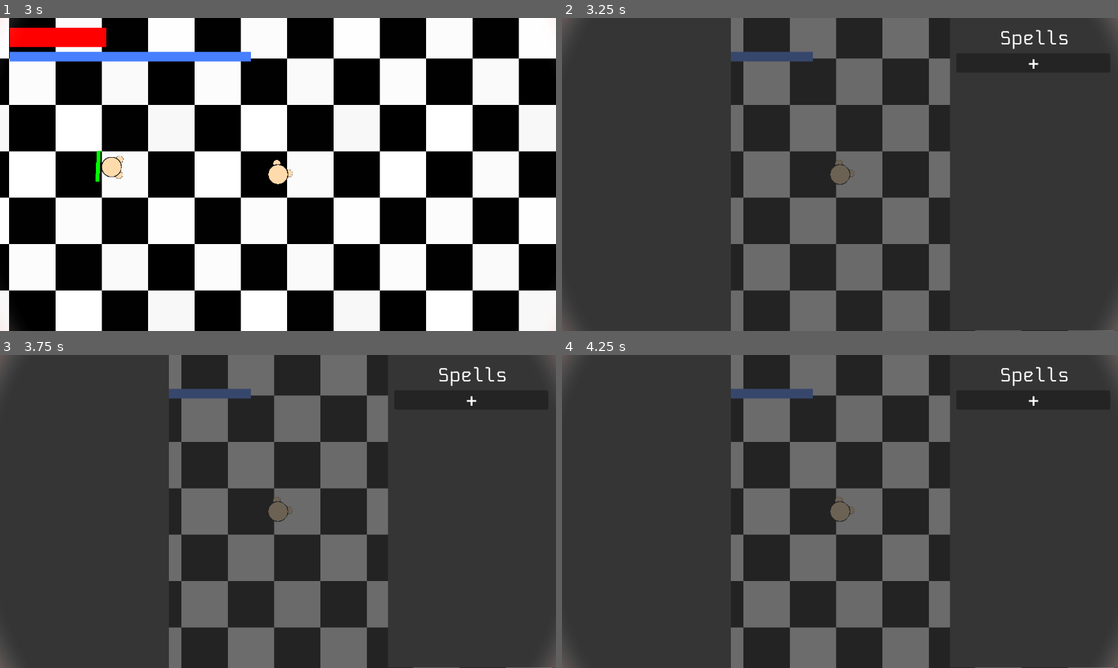
Above: before the commit, frames 1-4 (two rows, left to right).
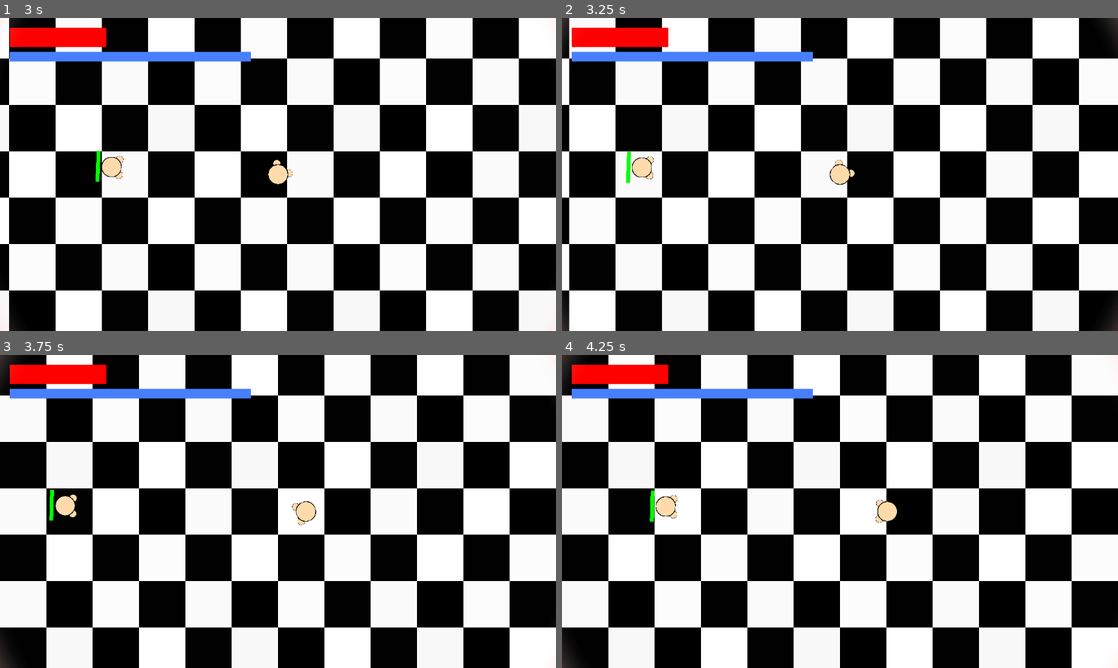
Above: after the commit, the same moments.

Repository: aayushrh/EnergyManipulation
Game: Godot game, scene res://World/Screens/MainMenu.tscn
The game is run twice, just before and just after one commit, with the same random seed, the same clock (stepped at 60 frames per second) and the same inputs. The engine's default icon, where the game draws it, is replaced by a stand-in: a white triangle on a blue panel in a dark square.
Inputs (mouse positions are in pixels of both pictures, inside the frame that each line leads up to):
- Up to frame 1 (3 s): click "START" at 0.5 s; tap Enter (enter) at 1.25 s; move the mouse to (400, 158) at 1.27 s; hold D (right) 1.28-2 s; tap E (Ability1, bound only before the commit) at 1.35 s; click (400, 158) at 1.42 s; tap Q (Ability2, bound only before the commit) at 1.55 s; drag from (166, 190) to (328, 224) at 2.02 s; move the mouse to (333, 105) at 2.77 s; hold D (right) from 2.78 s (still down); tap R (Ability3, bound only before the commit) at 2.85 s
- Up to frame 2 (3.25 s): keep holding D (right); tap G (magicOpen) at 3.05 s
- Up to frame 3 (3.75 s): release D (right) at 3.5 s; drag from (250, 574) to (100, 505) at 3.52 s
- Up to frame 4 (4.25 s): no input

Frame 1 is identical in both runs. In frame 2, 99% of the frame differs, in the area x 0-100%, y 0-100%; in frame 3, 99%; in frame 4, 99%.

Commit message:
Menu System

Diff:
--- a/Magic/MagicCreationMenu.gd
+++ b/Magic/MagicCreationMenu.gd
@@ -99,3 +99,7 @@
 func _on_settings_pressed():
 	$MagicSettings.visible = true
 	$MagicSettings.on_open()
+
+func _on_exit_pressed():
+	if(!dontLeave):
+		queue_free()
--- a/Magic/MagicCreationMenu.tscn
+++ b/Magic/MagicCreationMenu.tscn
@@ -225,8 +225,17 @@
 MagicMenu = NodePath("..")
 SpellList = NodePath("../SpellSelection/Control/ScrollContainer/SpellList")
 
+[node name="Exit" type="Button" parent="."]
+layout_mode = 0
+offset_left = 25.0
+offset_top = 25.0
+offset_right = 75.0
+offset_bottom = 75.0
+text = "Exit"
+
 [connection signal="pressed" from="Control/Element" to="." method="_on_element_pressed"]
 [connection signal="pressed" from="Control/Style" to="." method="_on_style_pressed"]
 [connection signal="pressed" from="Control/SpellType" to="." method="_on_spell_type_pressed"]
 [connection signal="pressed" from="Control/Settings" to="." method="_on_settings_pressed"]
 [connection signal="pressed" from="SpellSelection/Control/ScrollContainer/SpellList/AddButton" to="SpellSelection/Control/ScrollContainer/SpellList" method="_on_add_button_pressed"]
+[connection signal="pressed" from="Exit" to="." method="_on_exit_pressed"]
--- a/Player/Player.tscn
+++ b/Player/Player.tscn
@@ -1,14 +1,16 @@
-[gd_scene load_steps=6 format=3 uid="uid://mpo3uyl0648p"]
+[gd_scene load_steps=8 format=3 uid="uid://mpo3uyl0648p"]
 
 [ext_resource type="Script" path="res://Player/Player.gd" id="1_u8cgp"]
 [ext_resource type="PackedScene" uid="uid://bqvqepqd2f3sp" path="res://Player/playerArt.tscn" id="4_1ei8s"]
+[ext_resource type="Texture2D" uid="uid://qakb1qsi280l" path="res://Art/HurtBackground.png" id="4_51wdw"]
+[ext_resource type="Script" path="res://Effects/HurtBackground.gd" id="5_lab3i"]
 [ext_resource type="PackedScene" uid="uid://x7ruxh1dbsp6" path="res://Effects/punch_shockwave.tscn" id="9_613qk"]
 [ext_resource type="PackedScene" uid="uid://dj4sdy7sreyxa" path="res://Effects/afterimage.tscn" id="10_boodf"]
 
 [sub_resource type="CircleShape2D" id="CircleShape2D_7140r"]
 radius = 38.0132
 
-[node name="Player" type="CharacterBody2D"]
+[node name="Player" type="CharacterBody2D" node_paths=PackedStringArray("HurtBackground")]
 script = ExtResource("1_u8cgp")
 ACCELERATION = 5000.0
 FRICTION = 0.03
@@ -18,6 +20,7 @@
 DASHTIME = 0.1
 Shockwave = ExtResource("9_613qk")
 Afterimage = ExtResource("10_boodf")
+HurtBackground = NodePath("CanvasLayer/Sprite2D")
 
 [node name="CollisionShape2D" type="CollisionShape2D" parent="."]
 visible = false
@@ -46,6 +49,12 @@
 offset_bottom = 90.0
 color = Color(0.278047, 0.498946, 1, 1)
 
+[node name="Sprite2D" type="Sprite2D" parent="CanvasLayer"]
+position = Vector2(576, 324)
+scale = Vector2(1.2, 1.2)
+texture = ExtResource("4_51wdw")
+script = ExtResource("5_lab3i")
+
 [node name="WeaponSlot" type="Node2D" parent="."]
 
 [node name="DashingTimer" type="Timer" parent="."]
--- a/World/Screens/World.gd
+++ b/World/Screens/World.gd
@@ -6,12 +6,16 @@
 	$CanvasLayer/ScrollContainer/SpellListUI.reload()
 
 func _process(delta):
-	if Input.is_action_just_pressed("Pause") and !$CanvasLayer/Magic.visible:
-		Global.pause = !Global.pause
-		$CanvasLayer/InputChangeSystem.visible = !$CanvasLayer/InputChangeSystem.visible
-		$CanvasLayer/ScrollContainer.visible = !$CanvasLayer/ScrollContainer.visible
-	if Input.is_action_just_pressed("magicOpen") and !$CanvasLayer/Magic.dontLeave and !$CanvasLayer/InputChangeSystem.visible:
+	#if Input.is_action_just_pressed("Pause") and !$CanvasLayer/Magic.visible:
+		#Global.pause = !Global.pause
+		#$CanvasLayer/InputChangeSystem.visible = !$CanvasLayer/InputChangeSystem.visible
+		#$CanvasLayer/ScrollContainer.visible = !$CanvasLayer/ScrollContainer.visible
+	#if Input.is_action_just_pressed("magicOpen") and !$CanvasLayer/Magic.dontLeave and !$CanvasLayer/InputChangeSystem.visible:
+		#$CanvasLayer/ScrollContainer/SpellListUI.reload()
+		#Global.pause = !Global.pause
+		#$CanvasLayer/Magic.visible = !$CanvasLayer/Magic.visible
+		#$CanvasLayer/ScrollContainer.visible = !$CanvasLayer/ScrollContainer.visible
+	if Input.is_action_just_pressed("Pause"):
+		$CanvasLayer/MainMenu.visible = true
+		Global.pause = true
 		$CanvasLayer/ScrollContainer/SpellListUI.reload()
-		Global.pause = !Global.pause
-		$CanvasLayer/Magic.visible = !$CanvasLayer/Magic.visible
-		$CanvasLayer/ScrollContainer.visible = !$CanvasLayer/ScrollContainer.visible
--- a/World/Screens/World.tscn
+++ b/World/Screens/World.tscn
@@ -1,16 +1,13 @@
-[gd_scene load_steps=12 format=3 uid="uid://nqt08ivqhy5v"]
+[gd_scene load_steps=9 format=3 uid="uid://nqt08ivqhy5v"]
 
 [ext_resource type="Script" path="res://World/Screens/World.gd" id="1_dcdsc"]
 [ext_resource type="PackedScene" uid="uid://mpo3uyl0648p" path="res://Player/Player.tscn" id="1_s7tpg"]
-[ext_resource type="PackedScene" uid="uid://bllickk0pk5b8" path="res://Magic/MagicCreationMenu.tscn" id="3_pl71l"]
 [ext_resource type="Script" path="res://Magic/MagicSpells/SpellListUI.gd" id="4_7sx84"]
-[ext_resource type="PackedScene" uid="uid://c65x0w6dlh245" path="res://World/UI/input_change_system.tscn" id="4_eyl0v"]
 [ext_resource type="PackedScene" uid="uid://1sfun4lwfipy" path="res://Magic/MagicSpells/SpellUI.tscn" id="5_cmnpc"]
+[ext_resource type="PackedScene" uid="uid://dxkhkth0ukk5s" path="res://World/UI/MainMenuIG.tscn" id="7_55fww"]
 [ext_resource type="Texture2D" uid="uid://ikmnxavupf63" path="res://Art/kitchenTile(2).png" id="8_oobl3"]
 [ext_resource type="PackedScene" uid="uid://bj4aovx2vn01h" path="res://World/UI/CardSelection.tscn" id="8_v2hr7"]
-[ext_resource type="Texture2D" uid="uid://qakb1qsi280l" path="res://Art/HurtBackground.png" id="9_ixrar"]
 [ext_resource type="Script" path="res://World/spawner.gd" id="9_vxjm2"]
-[ext_resource type="Script" path="res://World/Screens/HurtBackground.gd" id="10_yr7mo"]
 
 [node name="World" type="Node2D"]
 script = ExtResource("1_dcdsc")
@@ -24,20 +21,13 @@
 region_enabled = true
 region_rect = Rect2(0, 0, 25, 25)
 
-[node name="Player" parent="." node_paths=PackedStringArray("HurtBackground") instance=ExtResource("1_s7tpg")]
+[node name="Player" parent="." instance=ExtResource("1_s7tpg")]
 ROTATIONSPEED = 20.0
-HurtBackground = NodePath("../CanvasLayer/Sprite2D")
 
 [node name="RemoteTransform2D" type="RemoteTransform2D" parent="Player"]
 remote_path = NodePath("../../Camera2D")
 
 [node name="CanvasLayer" type="CanvasLayer" parent="."]
-
-[node name="Magic" parent="CanvasLayer" instance=ExtResource("3_pl71l")]
-visible = false
-
-[node name="InputChangeSystem" parent="CanvasLayer" instance=ExtResource("4_eyl0v")]
-visible = false
 
 [node name="ScrollContainer" type="ScrollContainer" parent="CanvasLayer"]
 offset_left = 977.0
@@ -59,11 +49,8 @@
 visible = false
 spawner = NodePath("../../Spawner")
 
-[node name="Sprite2D" type="Sprite2D" parent="CanvasLayer"]
-position = Vector2(576, 324)
-scale = Vector2(1.2, 1.2)
-texture = ExtResource("9_ixrar")
-script = ExtResource("10_yr7mo")
+[node name="MainMenu" parent="CanvasLayer" instance=ExtResource("7_55fww")]
+visible = false
 
 [node name="Camera2D" type="Camera2D" parent="."]
 zoom = Vector2(0.8, 0.8)
--- /dev/null
+++ b/World/UI/MainMenuIG.gd
@@ -0,0 +1,19 @@
+extends Control
+
+@onready var MagicCreation = preload("res://Magic/MagicCreationMenu.tscn")
+@onready var InputChangeSystem = preload("res://World/UI/input_change_system.tscn")
+
+func _on_magic_creation_pressed():
+	var magicCreation = MagicCreation.instantiate()
+	add_child(magicCreation)
+
+func _on_input_change_pressed():
+	var inputChangeSystem = InputChangeSystem.instantiate()
+	add_child(inputChangeSystem)
+
+func _on_stats_pressed():
+	pass # Replace with function body.
+
+func _on_exit_pressed():
+	visible = false
+	Global.pause = false
--- /dev/null
+++ b/World/UI/MainMenuIG.tscn
@@ -0,0 +1,74 @@
+[gd_scene load_steps=3 format=3 uid="uid://dxkhkth0ukk5s"]
+
+[ext_resource type="Script" path="res://World/UI/MainMenuIG.gd" id="1_3ouwg"]
+[ext_resource type="FontFile" uid="uid://tffy4cxls2dq" path="res://Art/KodeMono-Regular.ttf" id="1_wq8aw"]
+
+[node name="MainMenu" type="Control"]
+layout_mode = 3
+anchors_preset = 15
+anchor_right = 1.0
+anchor_bottom = 1.0
+grow_horizontal = 2
+grow_vertical = 2
+script = ExtResource("1_3ouwg")
+
+[node name="ColorRect2" type="ColorRect" parent="."]
+layout_mode = 1
+anchors_preset = 15
+anchor_right = 1.0
+anchor_bottom = 1.0
+grow_horizontal = 2
+grow_vertical = 2
+color = Color(0.192157, 0.192157, 0.192157, 0.713726)
+
+[node name="ColorRect" type="ColorRect" parent="."]
+layout_mode = 0
+offset_left = 115.2
+offset_top = 61.0
+offset_right = 1036.8
+offset_bottom = 587.4
+color = Color(0.207843, 0.207843, 0.207843, 1)
+
+[node name="VBoxContainer" type="VBoxContainer" parent="ColorRect"]
+layout_mode = 1
+anchors_preset = 15
+anchor_right = 1.0
+anchor_bottom = 1.0
+offset_left = 50.0
+offset_top = 50.0
+offset_right = -51.6
+offset_bottom = 50.0
+grow_horizontal = 2
+grow_vertical = 2
+theme_override_constants/separation = 20
+
+[node name="MagicCreation" type="Button" parent="ColorRect/VBoxContainer"]
+custom_minimum_size = Vector2(0, 50)
+layout_mode = 2
+theme_override_fonts/font = ExtResource("1_wq8aw")
+text = "Magic Creation"
+
+[node name="InputChange" type="Button" parent="ColorRect/VBoxContainer"]
+custom_minimum_size = Vector2(0, 50)
+layout_mode = 2
+theme_override_fonts/font = ExtResource("1_wq8aw")
+text = "Input Change"
+
+[node name="Stats" type="Button" parent="ColorRect/VBoxContainer"]
+custom_minimum_size = Vector2(0, 50)
+layout_mode = 2
+theme_override_fonts/font = ExtResource("1_wq8aw")
+text = "Stats"
+
+[node name="Exit" type="Button" parent="."]
+layout_mode = 0
+offset_left = 1077.0
+offset_top = 25.0
+offset_right = 1127.0
+offset_bottom = 75.0
+text = "Exit"
+
+[connection signal="pressed" from="ColorRect/VBoxContainer/MagicCreation" to="." method="_on_magic_creation_pressed"]
+[connection signal="pressed" from="ColorRect/VBoxContainer/InputChange" to="." method="_on_input_change_pressed"]
+[connection signal="pressed" from="ColorRect/VBoxContainer/Stats" to="." method="_on_stats_pressed"]
+[connection signal="pressed" from="Exit" to="." method="_on_exit_pressed"]
--- /dev/null
+++ b/World/UI/input_change_system.gd
@@ -0,0 +1,4 @@
+extends Control
+
+func _on_button_pressed():
+	queue_free()
--- a/World/UI/input_change_system.tscn
+++ b/World/UI/input_change_system.tscn
@@ -1,4 +1,6 @@
-[gd_scene load_steps=3 format=3 uid="uid://c65x0w6dlh245"]
+[gd_scene load_steps=4 format=3 uid="uid://c65x0w6dlh245"]
+
+[ext_resource type="Script" path="res://World/UI/input_change_system.gd" id="1_wagc5"]
 
 [sub_resource type="StyleBoxFlat" id="StyleBoxFlat_dle1k"]
 bg_color = Color(0.301961, 0.301961, 0.301961, 1)
@@ -16,9 +18,7 @@
 	\"PUNCH/ATTACK\" : \"Hit\",
 	\"BLOCK\" : \"Block\",
 	\"DASH\" : \"Dash\",
-	\"ABILITY 1\" : \"Ability1\",
-	\"ABILITY 2\" : \"Ability2\",
-	\"ABILITY 3\" : \"Ability3\",
+	\"PAUSE\" : \"Pause\"
 }
 
 func _ready():
@@ -41,6 +41,7 @@
 grow_horizontal = 2
 grow_vertical = 2
 mouse_filter = 2
+script = ExtResource("1_wagc5")
 
 [node name="ColorRect" type="ColorRect" parent="."]
 layout_mode = 1
@@ -91,3 +92,13 @@
 mouse_filter = 2
 theme_override_constants/separation = 20
 script = SubResource("GDScript_ypnes")
+
+[node name="Button" type="Button" parent="."]
+layout_mode = 0
+offset_left = 25.0
+offset_top = 25.0
+offset_right = 75.0
+offset_bottom = 75.0
+text = "Exit"
+
+[connection signal="pressed" from="Button" to="." method="_on_button_pressed"]
--- a/project.godot
+++ b/project.godot
@@ -65,24 +65,9 @@
 "deadzone": 0.5,
 "events": []
 }
-Ability1={
-"deadzone": 0.5,
-"events": [Object(InputEventKey,"resource_local_to_scene":false,"resource_name":"","device":-1,"window_id":0,"alt_pressed":false,"shift_pressed":false,"ctrl_pressed":false,"meta_pressed":false,"pressed":false,"keycode":0,"physical_keycode":69,"key_label":0,"unicode":101,"location":0,"echo":false,"script":null)
-]
-}
-Ability2={
-"deadzone": 0.5,
-"events": [Object(InputEventKey,"resource_local_to_scene":false,"resource_name":"","device":-1,"window_id":0,"alt_pressed":false,"shift_pressed":false,"ctrl_pressed":false,"meta_pressed":false,"pressed":false,"keycode":0,"physical_keycode":81,"key_label":0,"unicode":113,"location":0,"echo":false,"script":null)
-]
-}
-Ability3={
-"deadzone": 0.5,
-"events": [Object(InputEventKey,"resource_local_to_scene":false,"resource_name":"","device":-1,"window_id":0,"alt_pressed":false,"shift_pressed":false,"ctrl_pressed":false,"meta_pressed":false,"pressed":false,"keycode":0,"physical_keycode":82,"key_label":0,"unicode":114,"location":0,"echo":false,"script":null)
-]
-}
 Pause={
 "deadzone": 0.5,
-"events": [Object(InputEventKey,"resource_local_to_scene":fa …(140 unchanged characters)… d":false,"keycode":0,"physical_keycode":70,"key_label":0,"unicode":102,"location":0,"echo":false,"script":null)
+"events": [Object(InputEventKey,"resource_local_to_scene":fa …(140 unchanged characters)… d":false,"keycode":0,"physical_keycode":4194305,"key_label":0,"unicode":0,"location":0,"echo":false,"script":null)
 ]
 }
 enter={
Renamed: World/Screens/HurtBackground.gd -> Effects/HurtBackground.gd
